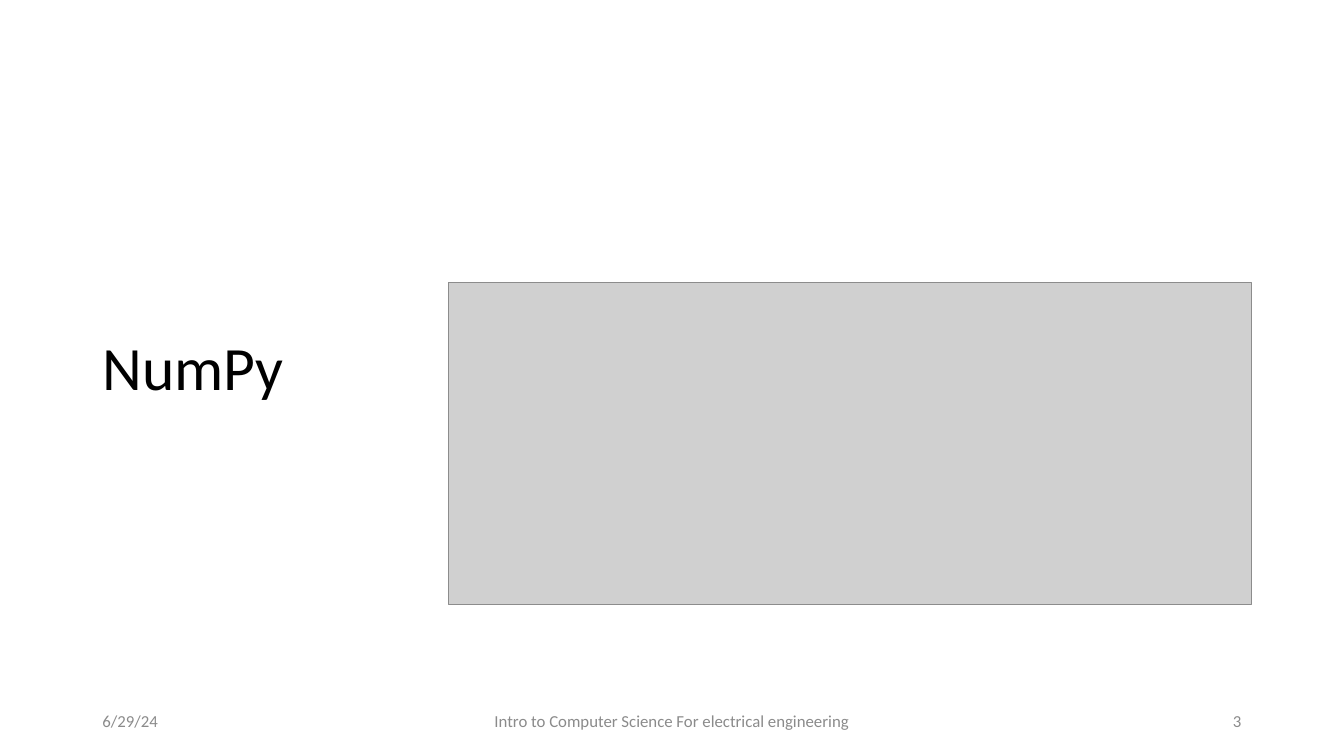
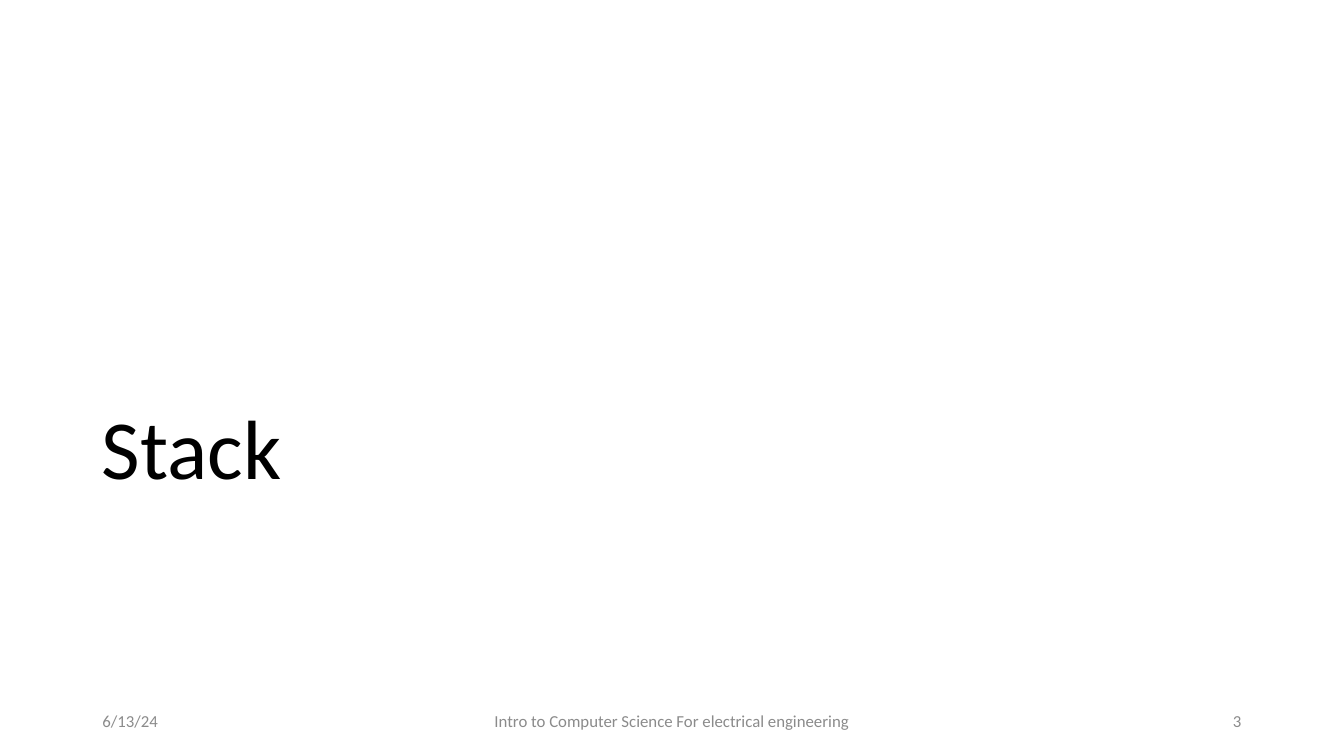
Before and after one commit to CarmiF/Python_basics_class, a slide deck: slide 3 of HW4/t10.pptx. Drawn at 1344x756 pixels with LibreOffice and Linux fonts; fonts in the diff are those of the drawing; grey boxes stand for pictures; background and template pictures are left out. Boxes give left, top, right and bottom in pixels: in the first picture for what was removed or moved away, otherwise in the second. Text is boxed around its words. In the diff, an @@ line names an element or a change of style, - is before the commit and + after.

```diff
--- a/HW4/t10.pptx
+++ b/HW4/t10.pptx
@@ picture removed at (449,283,1252,605) @@
@@ title removed at (102,350,283,400) @@
-NumPy
@@ title added at (102,420,282,480), 60 pt, text #000000 @@
+Stack
@@ text at (102,715,157,728): text changed @@
-6/29/24
+6/13/24
```
Also in this commit, not shown: 6 other slides changed, 25 slides added, 35 slides removed, 4 other files.
